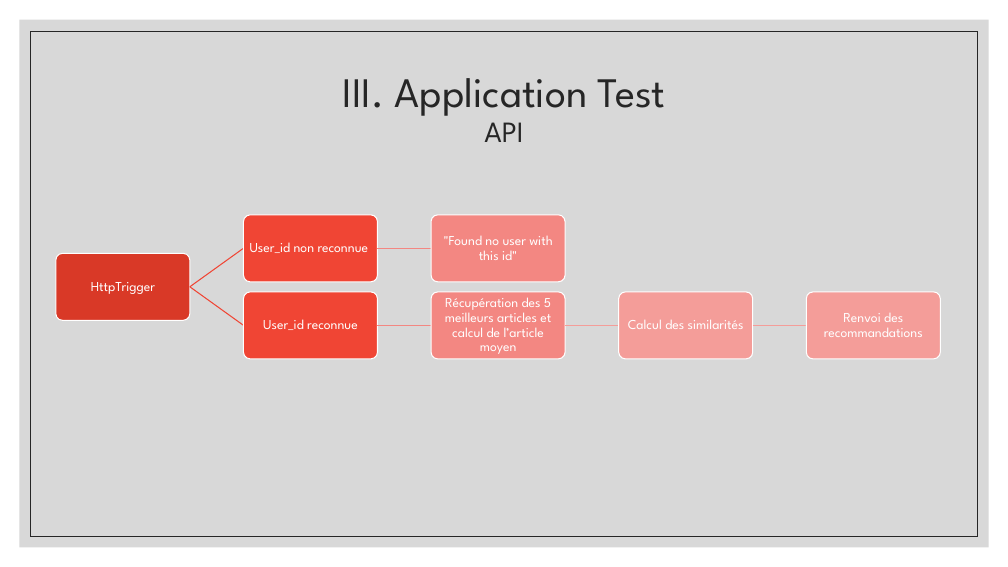
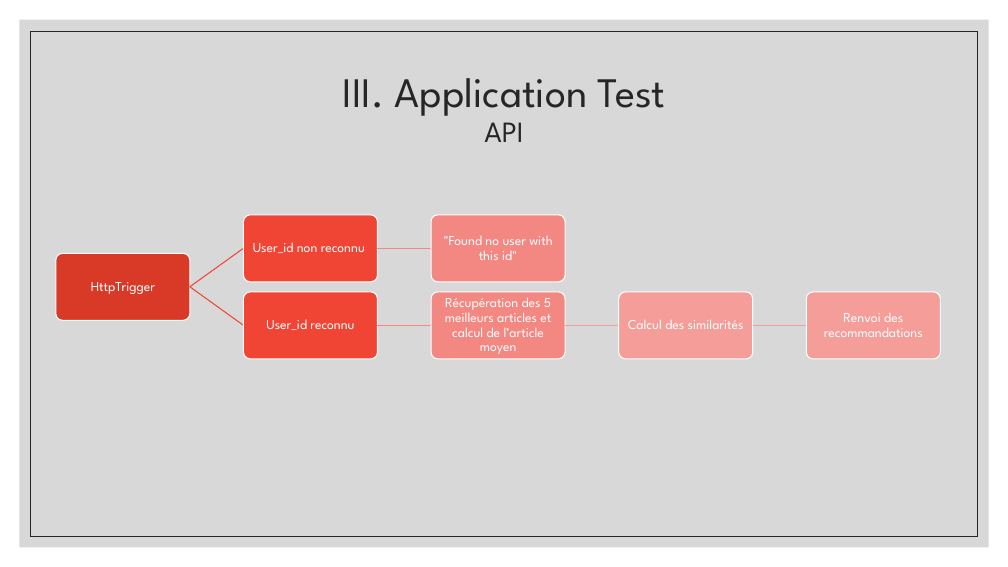
Before and after one commit to AntoninGarret/P9-Logo-Recommandation, a slide deck: slide 11 of Presentation.pptx. Drawn at 1008x567 pixels with LibreOffice and Linux fonts; fonts in the diff are those of the drawing. Boxes give left, top, right and bottom in pixels: in the first picture for what was removed or moved away, otherwise in the second. Text is boxed around its words. In the diff, an @@ line names an element or a change of style, - is before the commit and + after.

```diff
--- a/Presentation.pptx
+++ b/Presentation.pptx
@@ text at (253,242,365,253): text changed @@
-User_id non reconnue
+User_id non reconnu
@@ text at (266,319,354,330): text changed @@
-User_id reconnue
+User_id reconnu
```
Also in this commit, not shown: 7 other slides changed, 1 other file.
